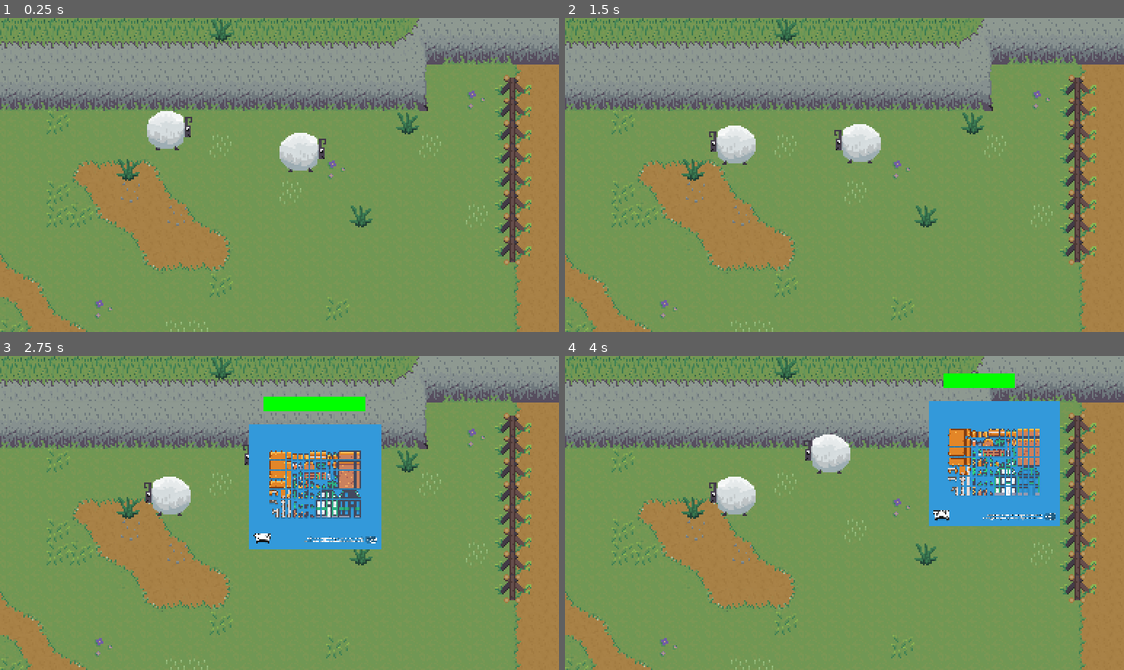
Above: before the commit, frames 1-4 (two rows, left to right).
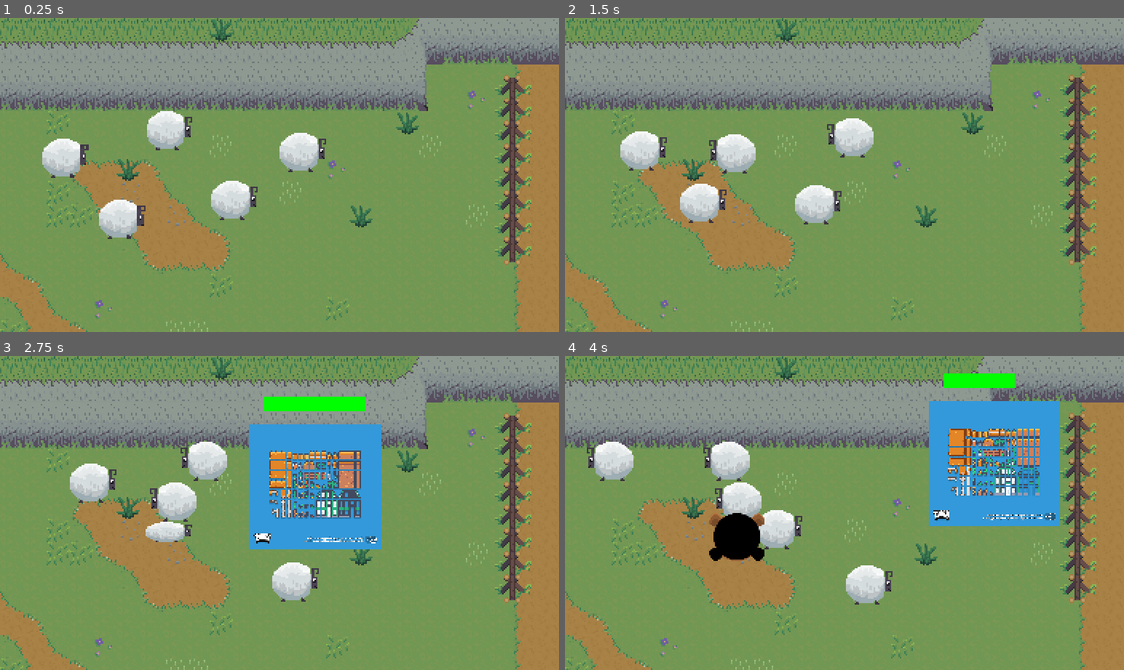
Above: after the commit, the same moments.

Repository: goessm/magic-poop
Game: Godot game, scene res://poop_game.tscn
Two runs of this game, one before a commit and one after it. Both use one fixed random seed, a clock stepped at 60 frames per second and the inputs below.
Inputs (mouse positions are in pixels of both pictures, inside the frame that each line leads up to):
- Up to frame 1 (0.25 s): no input
- Up to frame 2 (1.5 s): tap Enter at 0.5 s; move the mouse to (967, 159) at 0.52 s; click (967, 159) at 0.67 s; move the mouse to (732, 190) at 1.27 s; click (732, 190) at 1.42 s
- Up to frame 3 (2.75 s): move the mouse to (335, 443) at 2.02 s; click (335, 443) at 2.17 s
- Up to frame 4 (4 s): move the mouse to (816, 575) at 2.77 s; click (816, 575) at 2.92 s; move the mouse to (1012, 560) at 3.52 s; click (1012, 560) at 3.67 s

The runs differ from the first frame. In frame 1, 2.4% of the frame differs, in the area x 7-47%, y 38-71%; in frame 2, 3.8%; in frame 3, 3.4%; in frame 4, 5.6%, in the area x 3-59%, y 25-80%.
Error after the commit: Invalid call. Nonexistent function 'hit' in base 'StaticBody2D'. (res://TowerScene/Entities/projectile.gd:29)

Commit message:
sheep in a pen

Diff:
--- a/FarmScene/Animals/Movement/WanderBehaviour/wander_behaviour.gd
+++ b/FarmScene/Animals/Movement/WanderBehaviour/wander_behaviour.gd
@@ -3,7 +3,7 @@
 const start_moving_chance := 0.3
 const stop_moving_chance := 0.6
 
-@export var speed := 20.0
+@export var speed := 2000.0
 
 @onready var parent: Animal = $".."
 
--- a/FarmScene/Animals/animal.gd
+++ b/FarmScene/Animals/animal.gd
@@ -1,5 +1,5 @@
 class_name Animal
-extends Node2D
+extends CharacterBody2D
 
 # Animal is nice guy u feed and it poops
 
@@ -27,7 +27,9 @@
 	_spawn_poop()
 
 func move(direction: Vector2):
-	position += direction
+	velocity = direction
+	move_and_slide()
+	#position += direction
 	animated_sprite.flip_h = direction.x < 0
 
 
--- a/FarmScene/Animals/animal.tscn
+++ b/FarmScene/Animals/animal.tscn
@@ -57,7 +57,11 @@
 "poop": SubResource("Animation_7xwsc")
 }
 
-[node name="Animal" type="Node2D"]
+[sub_resource type="CapsuleShape2D" id="CapsuleShape2D_m4sut"]
+radius = 14.0
+height = 34.0
+
+[node name="Animal" type="CharacterBody2D"]
 script = ExtResource("1_v1j0c")
 poopScene = ExtResource("2_70mkq")
 
@@ -84,3 +88,8 @@
 
 [node name="PoopTimer" type="Timer" parent="."]
 one_shot = true
+
+[node name="CollisionShape2D" type="CollisionShape2D" parent="."]
+position = Vector2(-1, 2)
+rotation = 1.5708
+shape = SubResource("CapsuleShape2D_m4sut")
--- /dev/null
+++ b/FarmScene/Level/InvisibleWall/invisible_wall.tscn
@@ -0,0 +1,9 @@
+[gd_scene load_steps=2 format=3 uid="uid://b3vt4xordthl2"]
+
+[sub_resource type="RectangleShape2D" id="RectangleShape2D_gj15l"]
+size = Vector2(140, 20)
+
+[node name="InvisibleWall" type="StaticBody2D"]
+
+[node name="CollisionShape2D" type="CollisionShape2D" parent="."]
+shape = SubResource("RectangleShape2D_gj15l")
--- a/FarmScene/farm_scene.tscn
+++ b/FarmScene/farm_scene.tscn
@@ -1,8 +1,9 @@
-[gd_scene load_steps=4 format=3 uid="uid://d2lwdlovqpyli"]
+[gd_scene load_steps=5 format=3 uid="uid://d2lwdlovqpyli"]
 
 [ext_resource type="PackedScene" uid="uid://bu650ckv4ujxs" path="res://FarmScene/Animals/animal.tscn" id="1_2lqmr"]
 [ext_resource type="PackedScene" uid="uid://dy000kbix0vk1" path="res://FarmScene/Tilemaps/FarmBgTileMap.tscn" id="1_asobj"]
 [ext_resource type="PackedScene" uid="uid://qfygb7po01f4" path="res://FarmScene/Food/FoodItem.tscn" id="3_rqvr6"]
+[ext_resource type="PackedScene" uid="uid://b3vt4xordthl2" path="res://FarmScene/Level/InvisibleWall/invisible_wall.tscn" id="4_rtxuc"]
 
 [node name="FarmScene" type="Node"]
 
@@ -29,3 +30,32 @@
 
 [node name="Animal2" parent="Farm" instance=ExtResource("1_2lqmr")]
 position = Vector2(208, 89)
+
+[node name="Animal3" parent="Farm" instance=ExtResource("1_2lqmr")]
+position = Vector2(44, 93)
+
+[node name="Animal4" parent="Farm" instance=ExtResource("1_2lqmr")]
+position = Vector2(161, 122)
+
+[node name="Animal5" parent="Farm" instance=ExtResource("1_2lqmr")]
+position = Vector2(83, 135)
+
+[node name="Colliders" type="Node2D" parent="Farm"]
+
+[node name="InvisibleWall" parent="Farm/Colliders" instance=ExtResource("4_rtxuc")]
+position = Vector2(122, 47)
+scale = Vector2(2.44, 1)
+
+[node name="InvisibleWall2" parent="Farm/Colliders" instance=ExtResource("4_rtxuc")]
+position = Vector2(-39, 152)
+rotation = 1.5708
+scale = Vector2(1.68, 1)
+
+[node name="InvisibleWall3" parent="Farm/Colliders" instance=ExtResource("4_rtxuc")]
+position = Vector2(122, 266)
+scale = Vector2(2.44, 1)
+
+[node name="InvisibleWall4" parent="Farm/Colliders" instance=ExtResource("4_rtxuc")]
+position = Vector2(281, 155)
+rotation = 1.5708
+scale = Vector2(1.68, 1)
Not shown: 1 places in FarmScene/Animals/animal.tscn that only renumber resources
